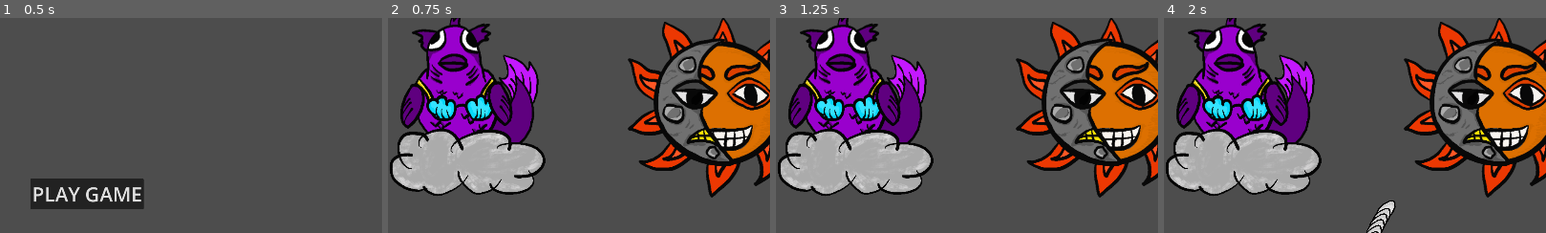
Above: before the commit, frames 1-4 (left to right).
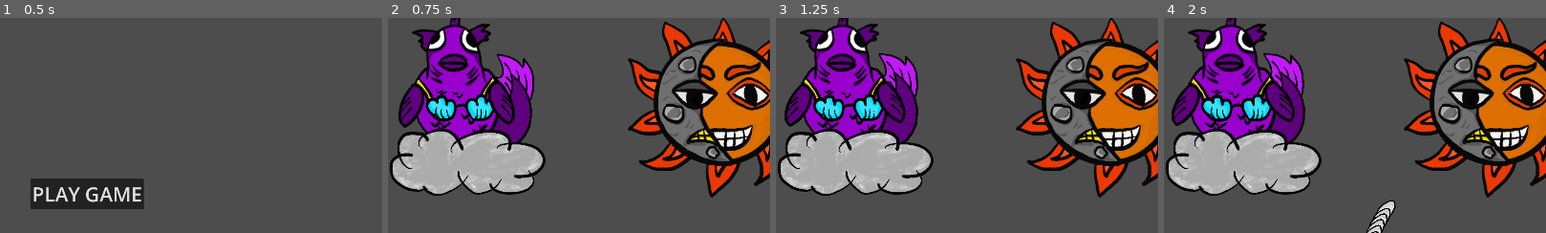
Above: after the commit, the same moments.

Repository: kaito002/bullet-hell-5
Game: Godot game, scene res://scenes/ui/main_menu.tscn
Two runs of this game, one before a commit and one after it. Both use one fixed random seed, a clock stepped at 60 frames per second and the inputs below.
Inputs (mouse positions are % of the whole screen's width and height, from its top left):
- Up to frame 1 (0.5 s): no input
- Up to frame 2 (0.75 s): click "PLAY GAME" at 0.5 s
- Up to frame 3 (1.25 s): no input
- Up to frame 4 (2 s): move the mouse to (72, 45) at 1.27 s; press the mouse at (72, 45) at 1.28 s; hold D (right) from 1.28 s (still down)
The pictures show only the part of the screen within x 39-89%, y 9-59%; the shares and areas given below are measured in that part.

Frame 1 is identical in both runs. In frame 2, 2.9% of the frame differs, in the area x 2-40%, y 16-58%; in frame 3, 4.0%; in frame 4, 4.5%.

Commit message:
piscis now has collision

Diff:
--- a/scenes/enemies/picis/Picis.tscn
+++ b/scenes/enemies/picis/Picis.tscn
@@ -6,6 +6,69 @@
 [ext_resource type="Texture2D" uid="uid://dj28ueqf5b5k1" path="res://assets/picis/head.png" id="4_iipxq"]
 [ext_resource type="Texture2D" uid="uid://dj6uu853e71ys" path="res://assets/picis/left_arm.png" id="5_xxq6b"]
 [ext_resource type="Texture2D" uid="uid://ca7vlhe2syoy6" path="res://assets/picis/right_arm.png" id="6_07567"]
+
+[sub_resource type="Animation" id="Animation_dusje"]
+length = 0.001
+tracks/0/type = "value"
+tracks/0/imported = false
+tracks/0/enabled = true
+tracks/0/path = NodePath("Body:scale")
+tracks/0/interp = 1
+tracks/0/loop_wrap = true
+tracks/0/keys = {
+"times": PackedFloat32Array(0),
+"transitions": PackedFloat32Array(1),
+"update": 0,
+"values": [Vector2(1, 1)]
+}
+tracks/1/type = "value"
+tracks/1/imported = false
+tracks/1/enabled = true
+tracks/1/path = NodePath("LeftArm:rotation")
+tracks/1/interp = 1
+tracks/1/loop_wrap = true
+tracks/1/keys = {
+"times": PackedFloat32Array(0),
+"transitions": PackedFloat32Array(1),
+"update": 0,
+"values": [0.0]
+}
+tracks/2/type = "value"
+tracks/2/imported = false
+tracks/2/enabled = true
+tracks/2/path = NodePath("RightArm:rotation")
+tracks/2/interp = 1
+tracks/2/loop_wrap = true
+tracks/2/keys = {
+"times": PackedFloat32Array(0),
+"transitions": PackedFloat32Array(1),
+"update": 0,
+"values": [-0.0132513]
+}
+tracks/3/type = "value"
+tracks/3/imported = false
+tracks/3/enabled = true
+tracks/3/path = NodePath("Tail:rotation")
+tracks/3/interp = 1
+tracks/3/loop_wrap = true
+tracks/3/keys = {
+"times": PackedFloat32Array(0),
+"transitions": PackedFloat32Array(1),
+"update": 0,
+"values": [0.0]
+}
+tracks/4/type = "value"
+tracks/4/imported = false
+tracks/4/enabled = true
+tracks/4/path = NodePath("Cloud:scale")
+tracks/4/interp = 1
+tracks/4/loop_wrap = true
+tracks/4/keys = {
+"times": PackedFloat32Array(0),
+"transitions": PackedFloat32Array(1),
+"update": 0,
+"values": [Vector2(1, 1)]
+}
 
 [sub_resource type="Animation" id="Animation_fswud"]
 resource_name = "idle"
@@ -71,76 +134,22 @@
 "values": [Vector2(1, 1), Vector2(1, 1)]
 }
 
-[sub_resource type="Animation" id="Animation_dusje"]
-length = 0.001
-tracks/0/type = "value"
-tracks/0/imported = false
-tracks/0/enabled = true
-tracks/0/path = NodePath("Body:scale")
-tracks/0/interp = 1
-tracks/0/loop_wrap = true
-tracks/0/keys = {
-"times": PackedFloat32Array(0),
-"transitions": PackedFloat32Array(1),
-"update": 0,
-"values": [Vector2(1, 1)]
-}
-tracks/1/type = "value"
-tracks/1/imported = false
-tracks/1/enabled = true
-tracks/1/path = NodePath("LeftArm:rotation")
-tracks/1/interp = 1
-tracks/1/loop_wrap = true
-tracks/1/keys = {
-"times": PackedFloat32Array(0),
-"transitions": PackedFloat32Array(1),
-"update": 0,
-"values": [0.0]
-}
-tracks/2/type = "value"
-tracks/2/imported = false
-tracks/2/enabled = true
-tracks/2/path = NodePath("RightArm:rotation")
-tracks/2/interp = 1
-tracks/2/loop_wrap = true
-tracks/2/keys = {
-"times": PackedFloat32Array(0),
-"transitions": PackedFloat32Array(1),
-"update": 0,
-"values": [-0.0132513]
-}
-tracks/3/type = "value"
-tracks/3/imported = false
-tracks/3/enabled = true
-tracks/3/path = NodePath("Tail:rotation")
-tracks/3/interp = 1
-tracks/3/loop_wrap = true
-tracks/3/keys = {
-"times": PackedFloat32Array(0),
-"transitions": PackedFloat32Array(1),
-"update": 0,
-"values": [0.0]
-}
-tracks/4/type = "value"
-tracks/4/imported = false
-tracks/4/enabled = true
-tracks/4/path = NodePath("Cloud:scale")
-tracks/4/interp = 1
-tracks/4/loop_wrap = true
-tracks/4/keys = {
-"times": PackedFloat32Array(0),
-"transitions": PackedFloat32Array(1),
-"update": 0,
-"values": [Vector2(1, 1)]
-}
-
 [sub_resource type="AnimationLibrary" id="AnimationLibrary_2tm6d"]
 _data = {
 "RESET": SubResource("Animation_dusje"),
 "idle": SubResource("Animation_fswud")
 }
 
-[node name="Picis" type="Node2D"]
+[sub_resource type="CapsuleShape2D" id="CapsuleShape2D_f77p3"]
+radius = 87.0
+height = 344.0
+
+[sub_resource type="CircleShape2D" id="CircleShape2D_ydi71"]
+radius = 116.0
+
+[node name="Picis" type="Area2D"]
+collision_layer = 2
+collision_mask = 0
 
 [node name="Tail" type="Sprite2D" parent="."]
 position = Vector2(75, 119)
@@ -177,3 +186,11 @@
 libraries = {
 "": SubResource("AnimationLibrary_2tm6d")
 }
+autoplay = "idle"
+
+[node name="BodyCollision" type="CollisionShape2D" parent="."]
+shape = SubResource("CapsuleShape2D_f77p3")
+
+[node name="TailCollision" type="CollisionShape2D" parent="."]
+position = Vector2(78, 55)
+shape = SubResource("CircleShape2D_ydi71")
Not shown: 1 places in scenes/enemies/picis/Picis.tscn that only renumber resources
